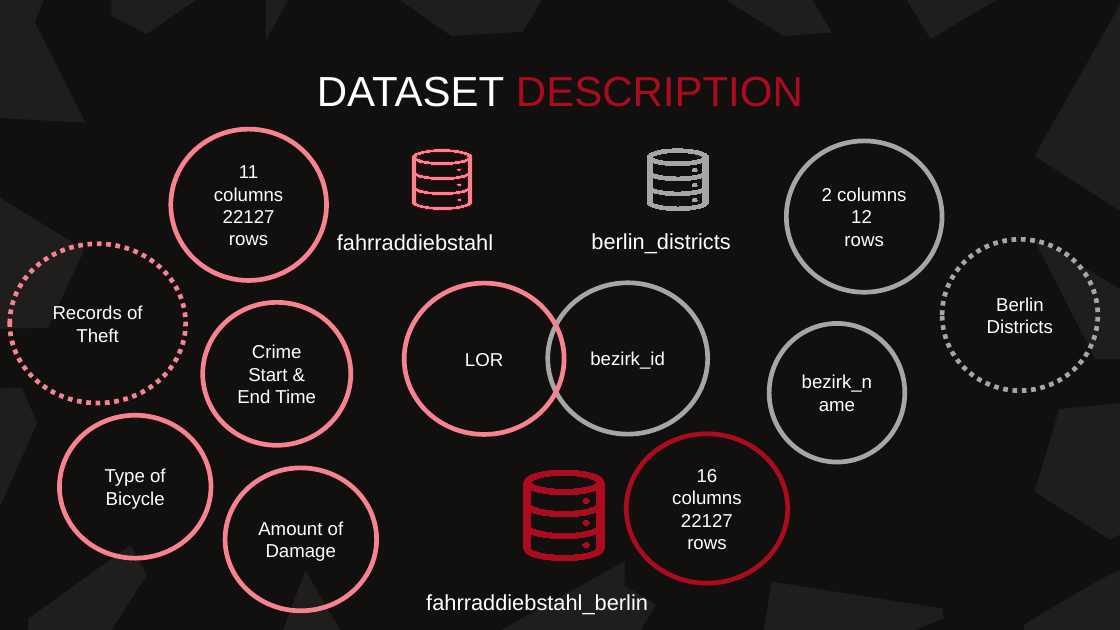
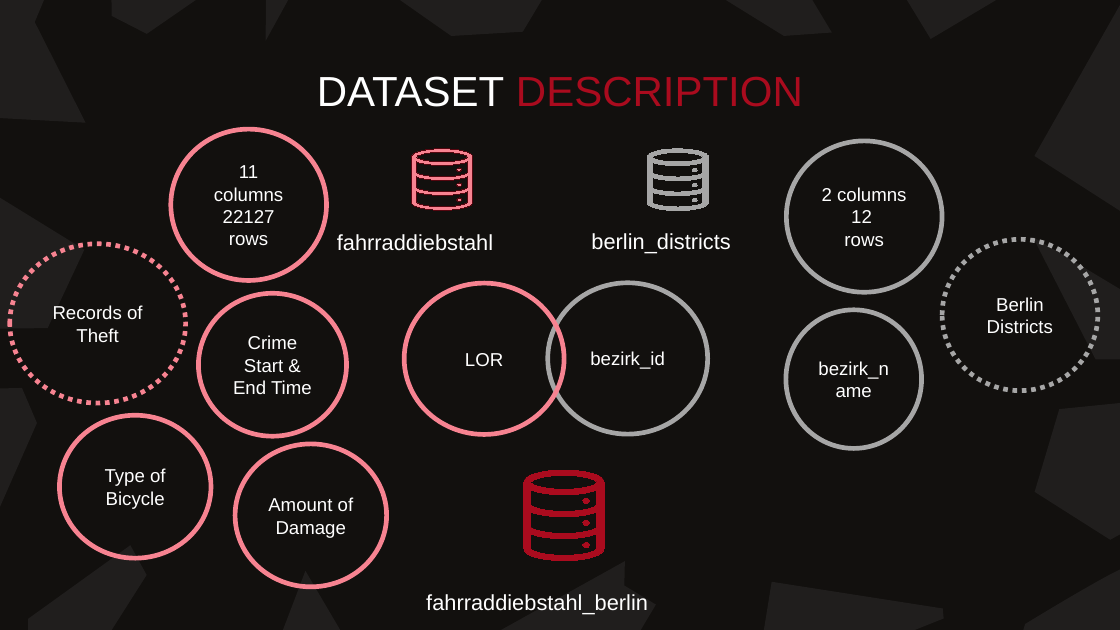
Before and after one commit to CemAku/Berlin_bike_theft, a slide deck: slide 4 of presentation/Bike Thefts in Berlin.pptx. Drawn at 1120x630 pixels with LibreOffice and Linux fonts; fonts in the diff are those of the drawing. Boxes give left, top, right and bottom in pixels: in the first picture for what was removed or moved away, otherwise in the second. Text is boxed around its words. In the diff, an @@ line names an element or a change of style, - is before the commit and + after.

```diff
--- a/presentation/Bike Thefts in Berlin.pptx
+++ b/presentation/Bike Thefts in Berlin.pptx
@@ ellipse "Crime Start & End Time": place and size @@
-ellipse "Crime Start & End Time" at [203, 302, 351, 446]
+ellipse "Crime Start & End Time" at [198, 293, 346, 437]
@@ ellipse "bezirk_name": place and size @@
-ellipse "bezirk_name" at [769, 324, 905, 463]
+ellipse "bezirk_name" at [786, 310, 922, 449]
@@ ellipse "Amount of Damage": place and size @@
-ellipse "Amount of Damage" at [225, 468, 376, 612]
+ellipse "Amount of Damage" at [235, 444, 386, 587]
@@ ellipse removed at [626, 433, 787, 582] @@
-16 columns
-22127 rows
```
Also in this commit, not shown: 1 other slide changed, 1 slide added.
